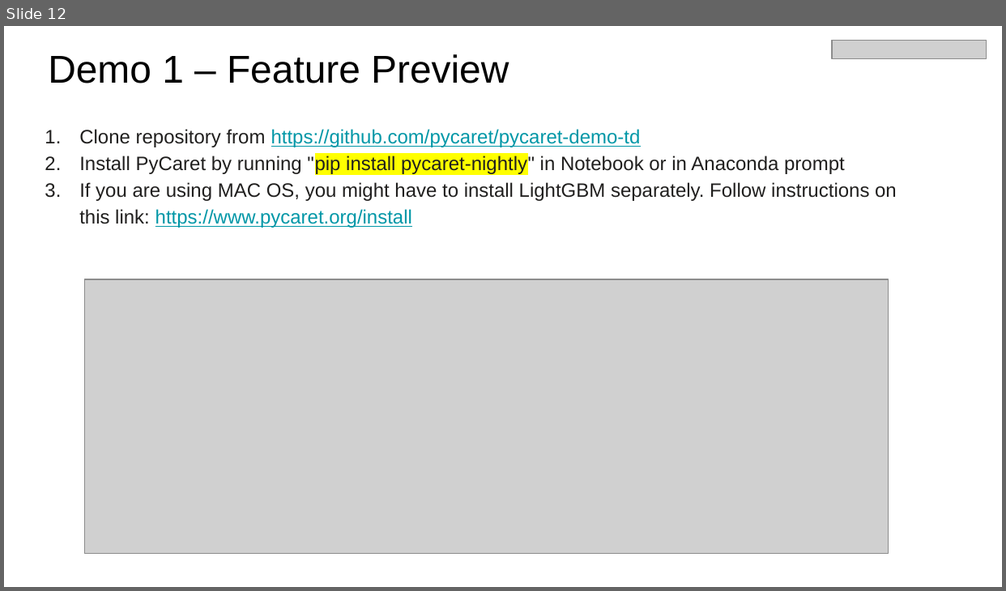
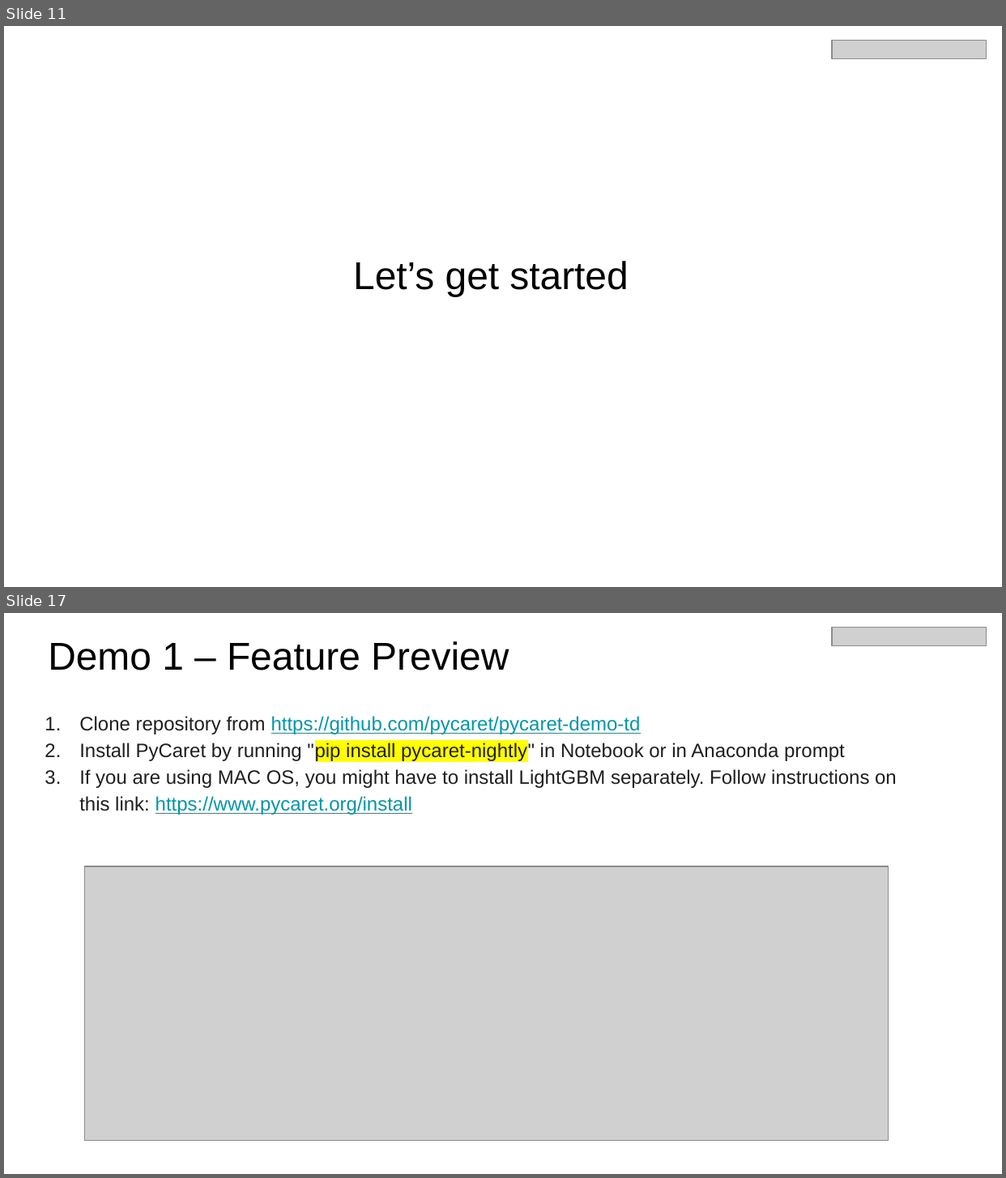
Before and after one commit to pycaret/pycaret-demo-td, a slide deck: Introducing PyCaret 2.0 - July 28 2020.pptx. Shown one above the other, each under a label of ours: slide 12 before the commit, slides 11 and 17 after it; the slides between them are not shown. The pictures are 1006x591 and 1006x1178 pixels, drawn with LibreOffice and Linux fonts; fonts in the diff are those of the drawing; grey boxes stand for pictures. Boxes give left, top, right and bottom in pixels: in the first picture for what was removed or moved away, otherwise in the second. Text is boxed around its words. In the diff, an @@ line names an element or a change of style, - is before the commit and + after.

```diff
--- a/Introducing PyCaret 2.0 - July 28 2020.pptx
+++ b/Introducing PyCaret 2.0 - July 28 2020.pptx
@@ slide 11 added at bbox=[4, 26, 1002, 587], background #FFFFFF @@
@@ picture added at bbox=[833, 40, 987, 59] @@
@@ title added at bbox=[353, 261, 628, 297], 28 pt, text #000000 @@
+Let’s get started
@@ what was slide 12 is now slide 17 @@
```
Also in this commit, not shown: 2 slides changed, 8 other slides added, 9 other files.
